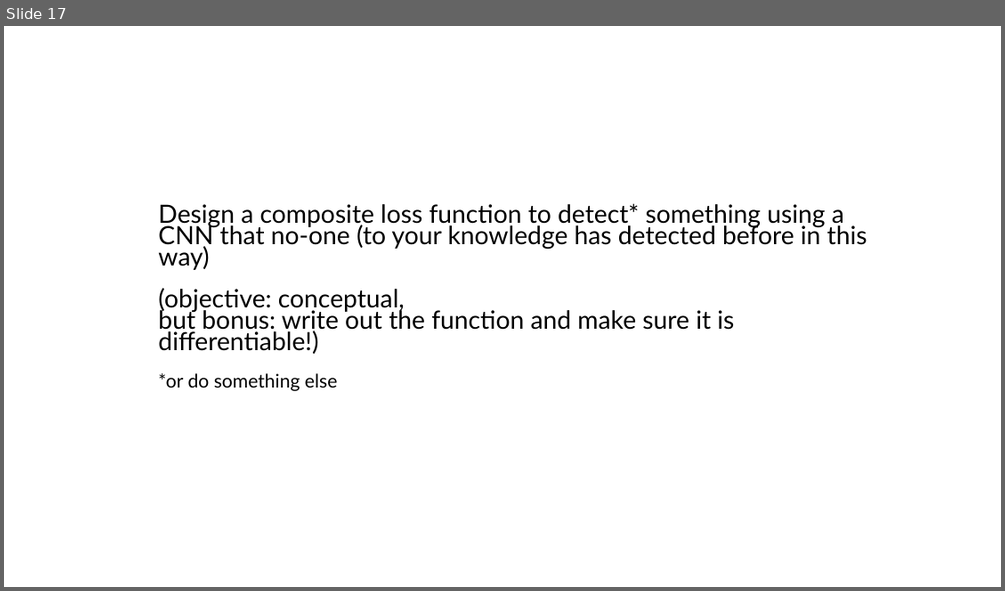
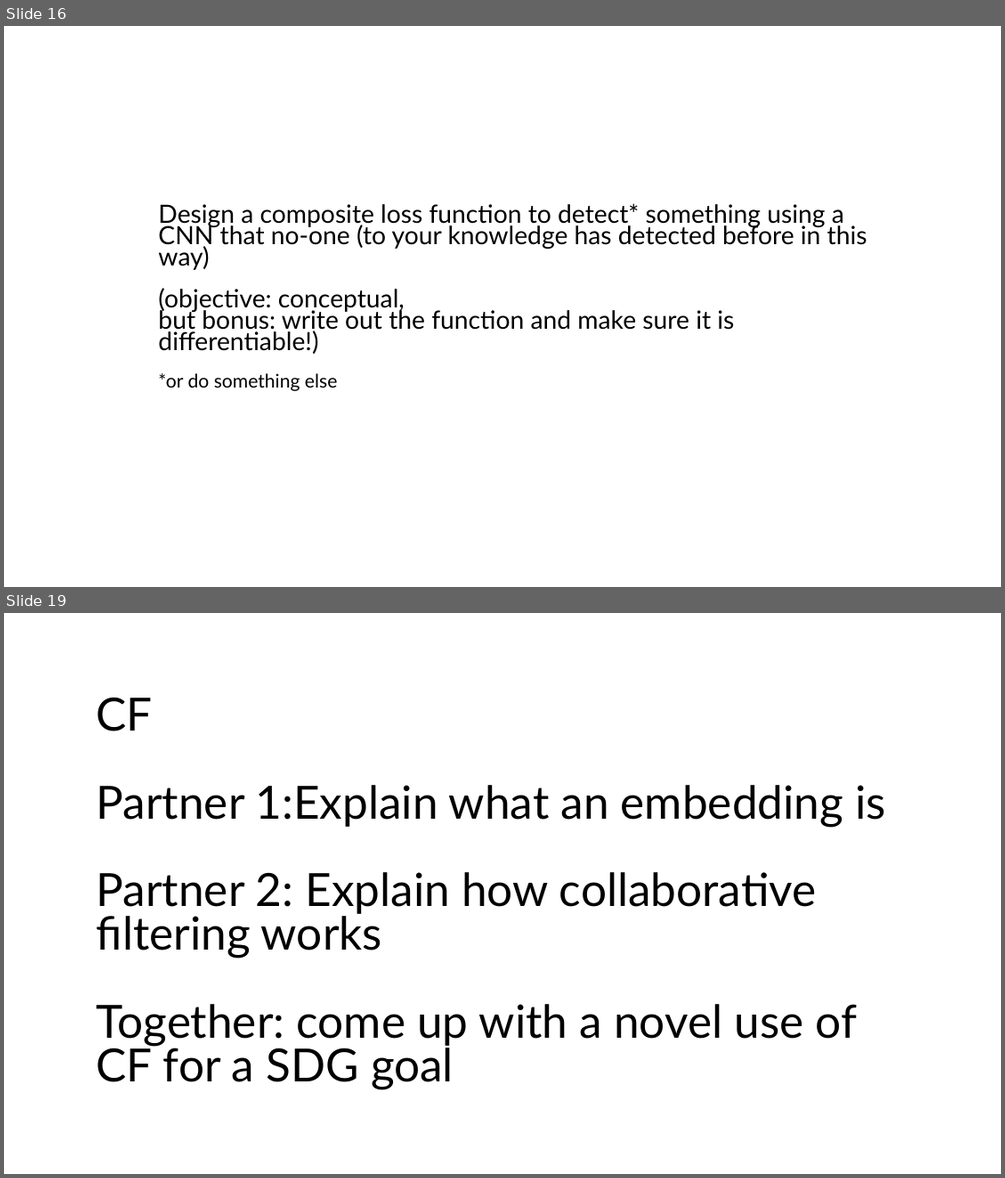
Before and after one commit to Better-Planet-Laboratory/ai4good, a slide deck: resources/ai4good group discussion points.pptx. Shown one above the other, each under a label of ours: slide 17 before the commit, slides 16 and 19 after it; the slides between them are not shown. The pictures are 1005x591 and 1005x1178 pixels, drawn with LibreOffice and Linux fonts; fonts in the diff are those of the drawing. Boxes give left, top, right and bottom in pixels: in the first picture for what was removed or moved away, otherwise in the second. Text is boxed around its words. In the diff, an @@ line names an element or a change of style, - is before the commit and + after.

```diff
--- a/resources/ai4good group discussion points.pptx
+++ b/resources/ai4good group discussion points.pptx
@@ slide 19 added at bbox=[4, 613, 1001, 1174], background #FFFFFF @@
@@ text added at bbox=[97, 697, 886, 1090], 44 pt, text #000000 @@
+CF
+Partner 1:Explain what an embedding is
+Partner 2: Explain how collaborative filtering works
+Together: come up with a novel use of CF for a SDG goal
@@ what was slide 17 is now slide 16 @@
```
Also in this commit, not shown: 1 slide changed, 17 other slides added, 1 slide removed, 1 other file.
